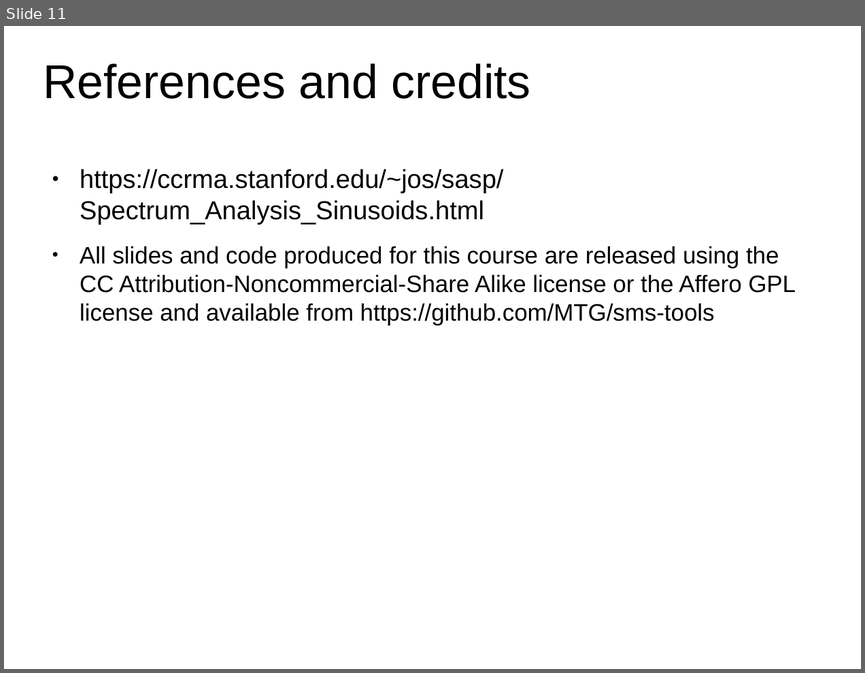
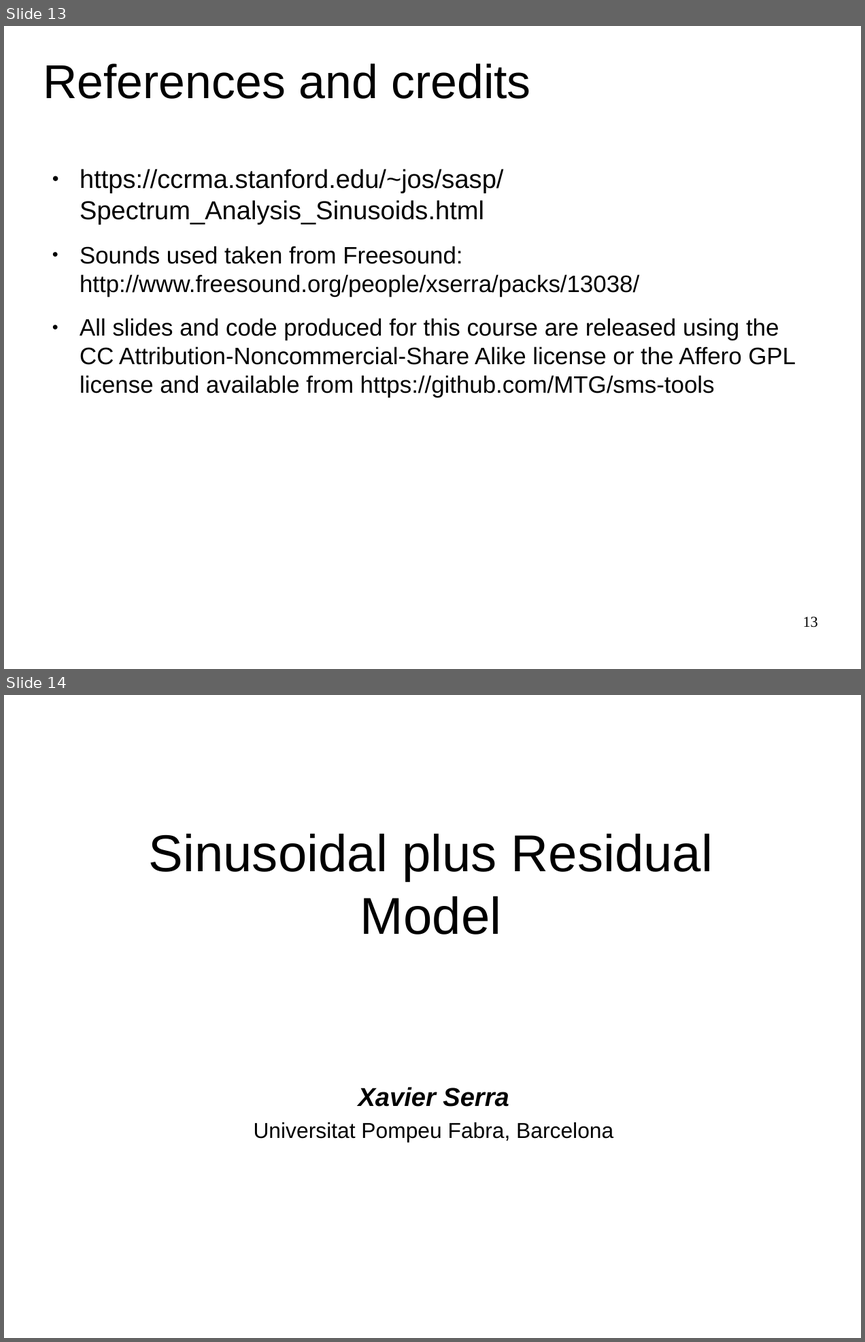
Before and after one commit to MTG/sms-tools, a slide deck: lectures/7-Sinusoidal-plus-residual-model/Sinusoidal-plus-residual-model.odp. Shown one above the other, each under a label of ours: slide 11 before the commit, slides 13 and 14 after it. The pictures are 865x673 and 865x1342 pixels, drawn with LibreOffice and Linux fonts; fonts in the diff are those of the drawing. Boxes give left, top, right and bottom in pixels: in the first picture for what was removed or moved away, otherwise in the second. Text is boxed around its words. In the diff, an @@ line names an element or a change of style, - is before the commit and + after.

```diff
--- a/lectures/7-Sinusoidal-plus-residual-model/Sinusoidal-plus-residual-model.odp
+++ b/lectures/7-Sinusoidal-plus-residual-model/Sinusoidal-plus-residual-model.odp
@@ slide 14 added at <box>4,695,861,1338</box>, background #FFFFFF @@
@@ title added at <box>149,833,713,934</box>, 48 pt, text #000000 @@
+Sinusoidal plus Residual Model
@@ text added at <box>254,1087,613,1142</box>, 20 pt, text #000000 @@
+Xavier Serra
+Universitat Pompeu Fabra, Barcelona
@@ what was slide 11 is now slide 13 @@
@@ slide 13 changed as well @@
@@ text at <box>79,246,639,297</box>: paragraph added @@
+● Sounds used taken from Freesound: http://www.freesound.org/people/xserra/packs/13038/
@@ page number added at <box>803,616,818,627</box>, 14 pt, text #000000 @@
+13
```
Also in this commit, not shown: 7 other slides changed, 4 other slides added, 2 slides removed, 31 other files.
